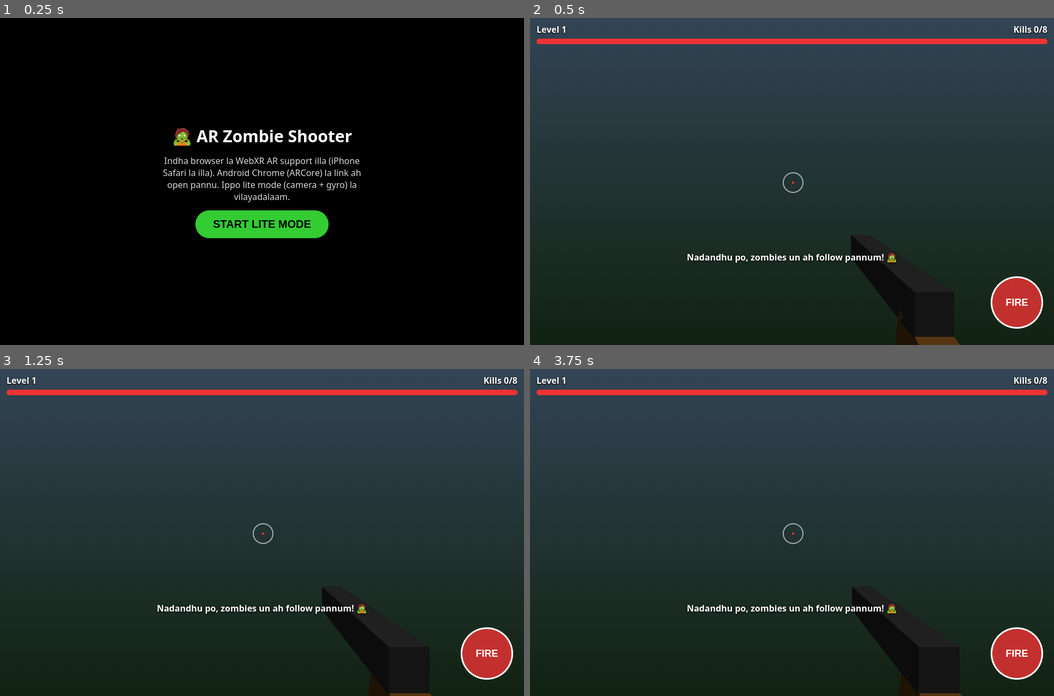
Above: before the commit, frames 1-4 (two rows, left to right).
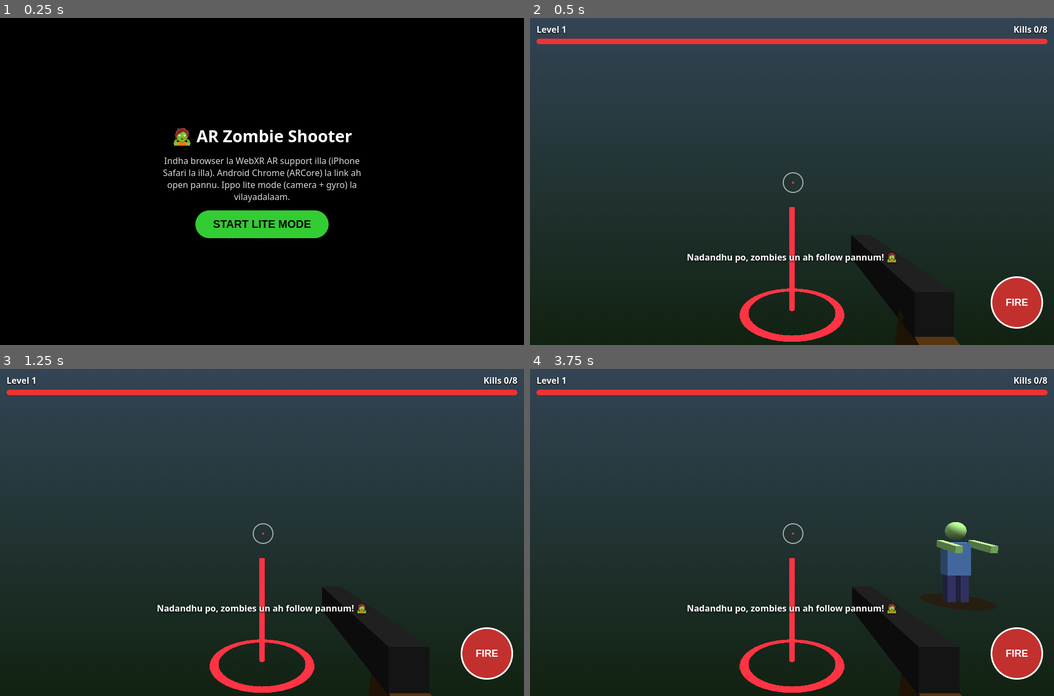
Above: after the commit, the same moments.

Repository: Chiyaan02/arZombie
Game: browser game, page index.html
Same seed, same stepped clock (60 frames per second), same inputs: the game is played once before the commit and once after it.
Inputs (mouse positions are in pixels of both pictures, inside the frame that each line leads up to):
- Up to frame 1 (0.25 s): no input
- Up to frame 2 (0.5 s): click "START LITE MODE" at 0.27 s
- Up to frame 3 (1.25 s): click (262, 565) at 1.07 s; tap Space at 1.1 s
- Up to frame 4 (3.75 s): tap Space every 0.5 s from 1.6 to 3.6 s; click (687, 499) at 1.67 s; click "FIRE" at 2.02 s; click (896, 483) at 2.27 s; click (870, 597) at 2.87 s; click (661, 614) at 3.47 s

Frame 1 is identical in both runs. In frame 2, 1.1% of the frame differs, in the area x 40-60%, y 57-99%; in frame 3, 1.1%; in frame 4, 2.3%, in the area x 40-90%, y 46-99%.

Commit message:
Add files via upload

Diff:
--- a/index.html
+++ b/index.html
@@ -15,6 +15,7 @@
 #cross:after{content:"";position:absolute;left:50%;top:50%;width:4px;height:4px;margin:-2px;background:#f33;border-radius:50%}
 #hint{position:absolute;left:12px;right:12px;bottom:calc(150px + env(safe-area-inset-bottom,0px));text-align:center;font-weight:700;text-shadow:0 1px 4px #000;display:none}
 #fire{position:absolute;right:20px;bottom:calc(30px + env(safe-area-inset-bottom,0px));width:96px;height:96px;border-radius:50%;border:3px solid #fff;background:#e33c;color:#fff;font-size:18px;font-weight:800;pointer-events:auto;display:none}
+#setfloor{position:absolute;left:50%;transform:translateX(-50%);bottom:calc(40px + env(safe-area-inset-bottom,0px));padding:16px 28px;font-size:18px;font-weight:800;border:0;border-radius:30px;background:#3c3;color:#000;pointer-events:auto;display:none}
 #flash{position:absolute;inset:0;background:#f00;opacity:0;transition:opacity .25s}
 #msg{position:absolute;inset:0;display:flex;flex-direction:column;align-items:center;justify-content:center;gap:14px;background:#000d;text-align:center;padding:24px;pointer-events:auto}
 #msg h1{margin:0;font-size:30px}#msg p{margin:0;max-width:380px;opacity:.85}
@@ -25,6 +26,7 @@
  <div id="hud"><div id="top"><span id="lv"></span><span id="kl"></span></div><div id="bar"><div id="hp"></div></div></div>
  <div id="cross"></div><div id="flash"></div><div id="hint"></div>
  <button id="fire">FIRE</button>
+ <button id="setfloor">📍 SET FLOOR</button>
  <div id="msg"><h1>🧟 AR Zombie Shooter</h1><p id="mp">Checking AR support…</p><button id="go" style="display:none">START</button></div>
 </div>
 <script src="https://cdnjs.cloudflare.com/ajax/libs/three.js/r128/three.min.js"></script>
@@ -40,13 +42,15 @@
 addEventListener('resize',resize);resize();
 
 let xrMode=false,xrOK=false,phase='menu',floorY=-1.5,level=1,kills=0,target=8,health=100,playing=false,spawnT=0,last=0,recoil=0;
-let session=null,hitSource=null;
+let session=null,hitSource=null,hitOK=false;
 const floorPlane=new THREE.Plane(new THREE.Vector3(0,1,0),-floorY);
 const P=new THREE.Vector3(),Q=new THREE.Quaternion(),V=new THREE.Vector3();
 
 // Reticle
 const reticle=new THREE.Mesh(new THREE.RingGeometry(.15,.2,32).rotateX(-Math.PI/2),new THREE.MeshBasicMaterial({color:0x33ff66}));
-reticle.matrixAutoUpdate=false;reticle.visible=false;scene.add(reticle);
+reticle.visible=false;scene.add(reticle);
+const baseMark=new THREE.Group();baseMark.add(new THREE.Mesh(new THREE.RingGeometry(.5,.6,40).rotateX(-Math.PI/2),new THREE.MeshBasicMaterial({color:0xff3344,side:THREE.DoubleSide})));
+const pole=new THREE.Mesh(new THREE.CylinderGeometry(.03,.03,1.2,8),new THREE.MeshBasicMaterial({color:0xff3344}));pole.position.y=.6;baseMark.add(pole);baseMark.visible=false;scene.add(baseMark);const base=new THREE.Vector3();
 
 // Gun (world-space, follows camera every frame)
 const gun=new THREE.Group();const GM=c=>new THREE.MeshStandardMaterial({color:c,metalness:.5,roughness:.5});
@@ -83,7 +87,7 @@
  const la=limb(.14,.65,.14,0x6fa05a,-.34,1.38),ra=limb(.14,.65,.14,0x6fa05a,.34,1.38);la.rotation.x=ra.rotation.x=-Math.PI/2.2;
  const ll=limb(.18,.7,.18,0x2a2a55,-.14,.7),rl=limb(.18,.7,.18,0x2a2a55,.14,.7);
  g.add(body,head,la,ra,ll,rl);
- const a=Math.random()*Math.PI*2,r=4+Math.random()*4,x=P.x+Math.sin(a)*r,z=P.z+Math.cos(a)*r;
+ let x,z,k=0;do{const a=Math.random()*Math.PI*2,r=3+Math.random()*4;x=base.x+Math.sin(a)*r;z=base.z+Math.cos(a)*r;k++}while(Math.hypot(x-P.x,z-P.z)<4&&k<12);
  g.position.set(x,floorY-1.9,z);
  g.userData={hp:2+Math.floor(level/3),speed:.5+level*.1+Math.random()*.25,t:Math.random()*6,la,ra,ll,rl,atk:0,dead:0,fall:0,rise:0,head};
  const m=new THREE.Mesh(new THREE.CircleGeometry(.7,24).rotateX(-Math.PI/2),moundMat);m.position.set(x,floorY+.01,z);scene.add(m);setTimeout(()=>scene.remove(m),4000);
@@ -106,6 +110,13 @@
 $('fire').addEventListener('pointerdown',e=>{e.preventDefault();shoot()});
 ['fire','msg'].forEach(i=>$(i).addEventListener('beforexrselect',e=>e.preventDefault()));
 addEventListener('keydown',e=>{if(e.code==='Space')shoot()});
+$('setfloor').addEventListener('beforexrselect',e=>e.preventDefault());
+$('setfloor').addEventListener('click',()=>{
+ cam.updateMatrixWorld(true);cam.getWorldPosition(P);
+ if(xrMode&&hitOK){floorY=reticle.position.y;base.set(reticle.position.x,floorY,reticle.position.z)}
+ else{floorY=P.y-1.4;cam.getWorldQuaternion(Q);V.set(0,0,-1).applyQuaternion(Q);V.y=0;V.normalize();base.set(P.x+V.x*3,floorY,P.z+V.z*3)}
+ beginPlay();
+});
 
 function updHUD(){$('lv').textContent='Level '+level;$('kl').textContent='Kills '+kills+'/'+target;$('hp').style.width=Math.max(0,health)+'%'}
 function clearZ(){zombies.splice(0).forEach(z=>scene.remove(z))}
@@ -114,7 +125,7 @@
 function gameOver(){playing=false;clearZ();show('💀 Game Over','Level '+level+' la zombies pidichiduchu. Marupadi try pannu!','RETRY',()=>{level=1;kills=0;target=8;health=100;updHUD();playing=true})}
 
 function beginPlay(){
- phase='play';playing=true;reticle.visible=false;floorPlane.constant=-floorY;
+ phase='play';playing=true;reticle.visible=false;floorPlane.constant=-floorY;$('setfloor').style.display='none';baseMark.position.copy(base);baseMark.visible=true;spawnT=2;
  $('hint').style.display='none';$('hud').style.display='block';$('cross').style.display='block';$('fire').style.display='block';updHUD();
  hint('Nadandhu po, zombies un ah follow pannum! 🧟',3500);
 }
@@ -125,7 +136,9 @@
  cam.updateMatrixWorld(true);cam.getWorldPosition(P);cam.getWorldQuaternion(Q);
  if(xrMode&&phase==='scan'&&frame&&hitSource){
   const r=frame.getHitTestResults(hitSource);
-  if(r.length){const pose=r[0].getPose(renderer.xr.getReferenceSpace());reticle.visible=true;reticle.matrix.fromArray(pose.transform.matrix)}else reticle.visible=false;
+  reticle.visible=false;hitOK=false;
+  if(r.length){const pose=r[0].getPose(renderer.xr.getReferenceSpace());if(pose){const o=pose.transform.orientation,tp=pose.transform.position;V.set(0,1,0).applyQuaternion(new THREE.Quaternion(o.x,o.y,o.z,o.w));if(V.y>.8){reticle.position.set(tp.x,tp.y,tp.z);reticle.visible=true;hitOK=true}}}
+  $('setfloor').textContent=hitOK?'📍 SET FLOOR HERE':'📍 SET FLOOR (auto)';
  }
  // gun follows camera
  recoil+=(0-recoil)*Math.min(1,dt*12);
@@ -158,16 +171,16 @@
   renderer.xr.setReferenceSpaceType('local');await renderer.xr.setSession(session);
   const vs=await session.requestReferenceSpace('viewer');hitSource=await session.requestHitTestSource({space:vs});
   xrMode=true;phase='scan';ac=ac||new AudioContext();
-  session.addEventListener('select',()=>{if(phase==='scan'&&reticle.visible){floorY=V.setFromMatrixPosition(reticle.matrix).y;beginPlay()}else if(phase==='play')shoot()});
-  session.addEventListener('end',()=>{xrMode=false;phase='me …(74 unchanged characters)… ).style.display=$('fire').style.display='none';show('AR ended','Marupadi start panna button press pannu.','START AR',startXR)});
-  $('msg').style.display='none';hint('Phone ah nelam nokki kaatu, pachai ring theriyum pothu TAP pannu 👆');
+  session.addEventListener('select',()=>{if(phase==='play')shoot()});
+  session.addEventListener('end',()=>{xrMode=false;phase='me …(74 unchanged characters)… ).style.display=$('fire').style.display=$('setfloor').style.display='none';baseMark.visible=false;show('AR ended','Marupadi start panna button press pannu.','START AR',startXR)});
+  $('msg').style.display='none';$('setfloor').style.display='block';hint('Floor ah nokki phone ah mella asai 📱 pachai ring theriyum pothu SET FLOOR press pannu. Adhu dhaan zombies base.');
  }catch(e){$('mp').textContent='AR start aagala: '+e.message;$('msg').style.display='flex'}
 }
 async function startLite(){
  try{const s=await navigator.mediaDevices.getUserMedia({video:{facingMode:{ideal:'environment'}}});$('v').srcObject=s;$('v').style.display='block'}catch(e){document.body.style.background='linear-gradient(#345,#121)'}
  try{if(DeviceOrientationEvent.requestPermission)await DeviceOrientationEvent.requestPermission()}catch(e){}
  try{ac=new AudioContext()}catch(e){}
- floorY=-1.5;$('msg').style.display='none';beginPlay();
+ floorY=-1.5;base.set(0,-1.5,-3);$('msg').style.display='none';beginPlay();
 }
 (async()=>{
  try{xrOK=!!navigator.xr&&await navigator.xr.isSessionSupported('immersive-ar')}catch(e){}
